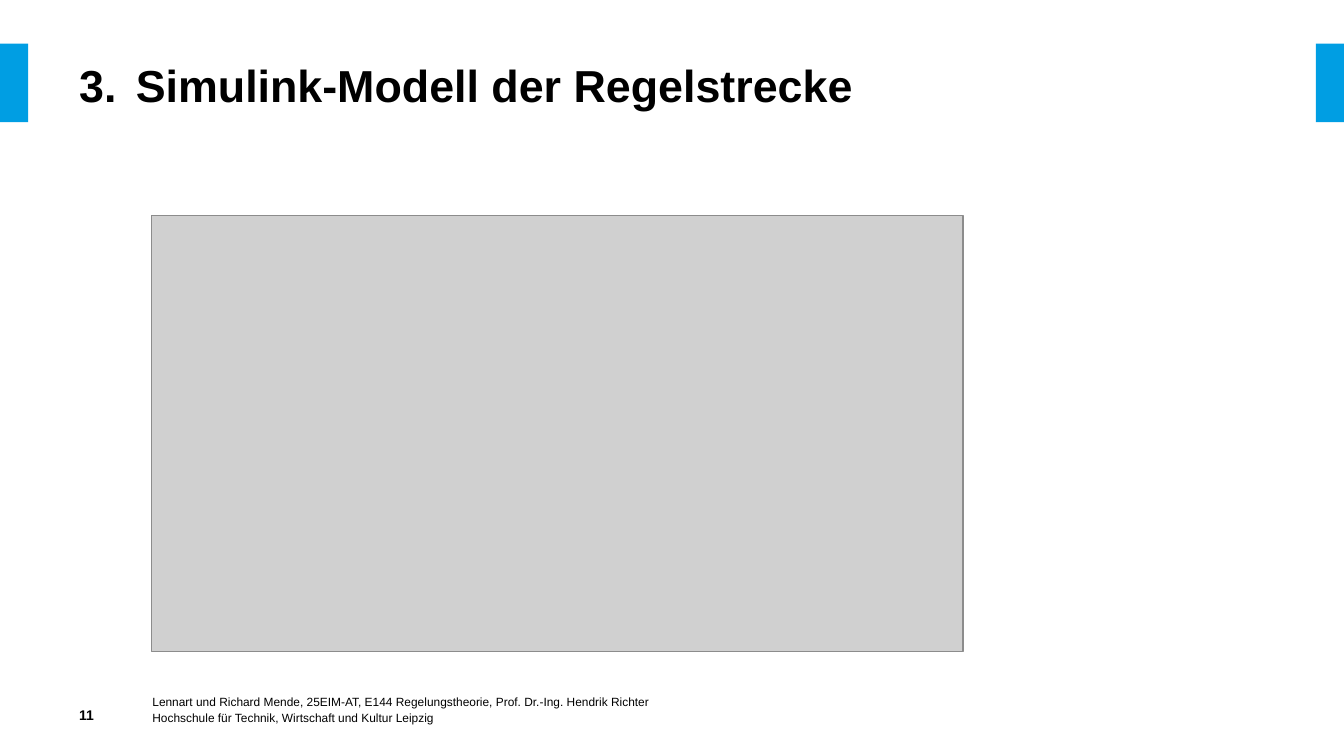
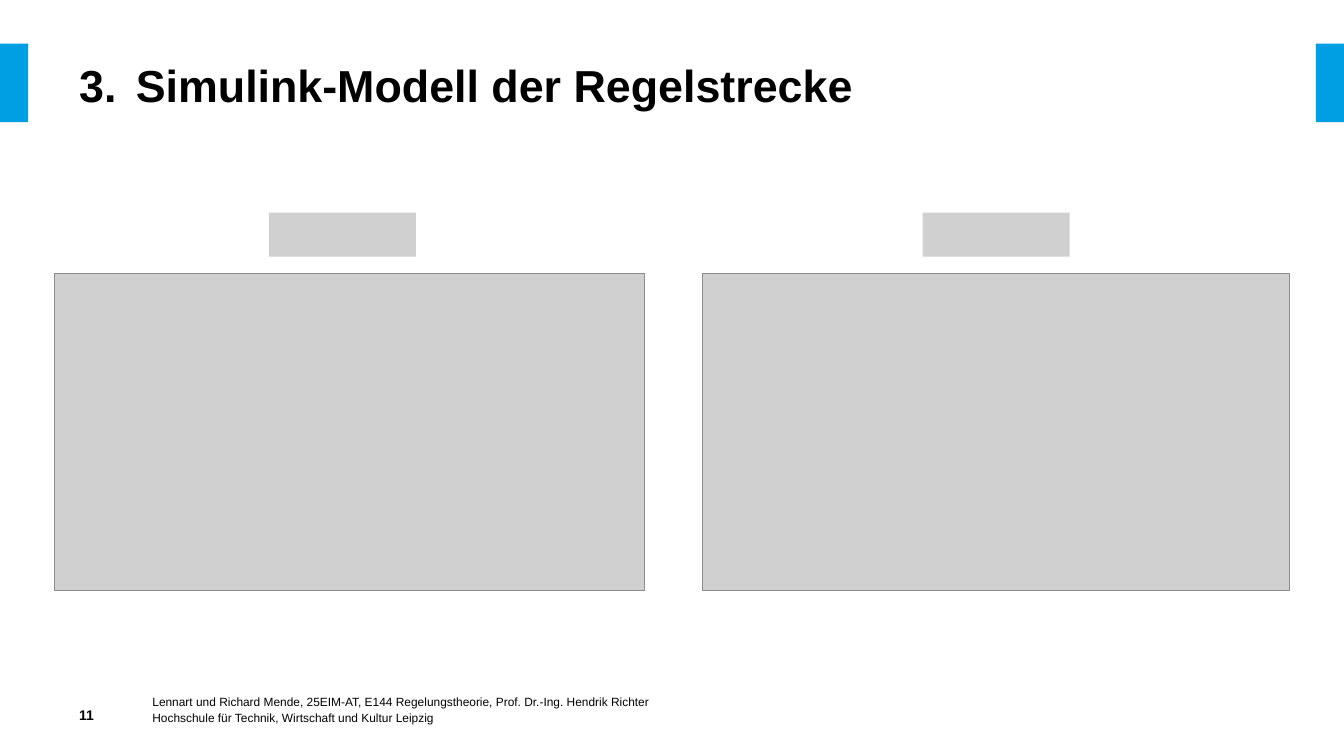
Before and after one commit to LennartMende/ColpittsOscillator, a slide deck: slide 11 of Zwischenpräsentation.pptx. Drawn at 1344x756 pixels with LibreOffice and Linux fonts; fonts in the diff are those of the drawing; grey boxes stand for pictures; background and template pictures are left out. Boxes give left, top, right and bottom in pixels: in the first picture for what was removed or moved away, otherwise in the second. Text is boxed around its words. In the diff, an @@ line names an element or a change of style, - is before the commit and + after.

```diff
--- a/Zwischenpräsentation.pptx
+++ b/Zwischenpräsentation.pptx
@@ picture removed at [152,216,964,652] @@
@@ picture added at [269,213,416,257] @@
@@ picture added at [923,213,1070,257] @@
@@ picture added at [54,273,644,591] @@
@@ picture added at [703,273,1291,591] @@
```
Also in this commit, not shown: 10 other slides changed.
